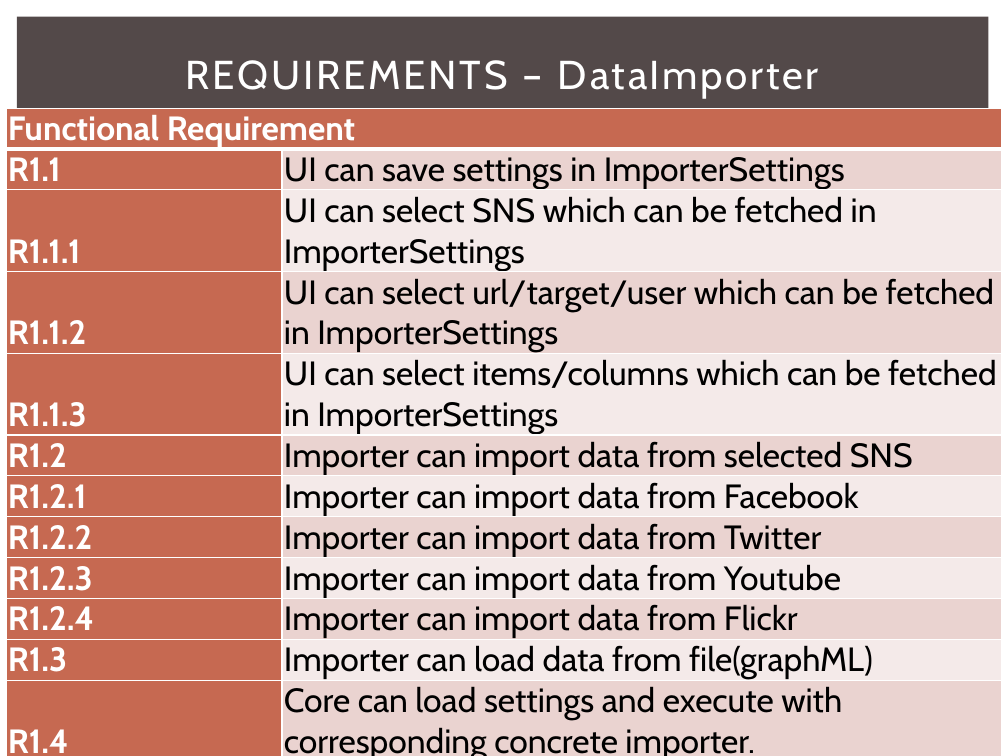
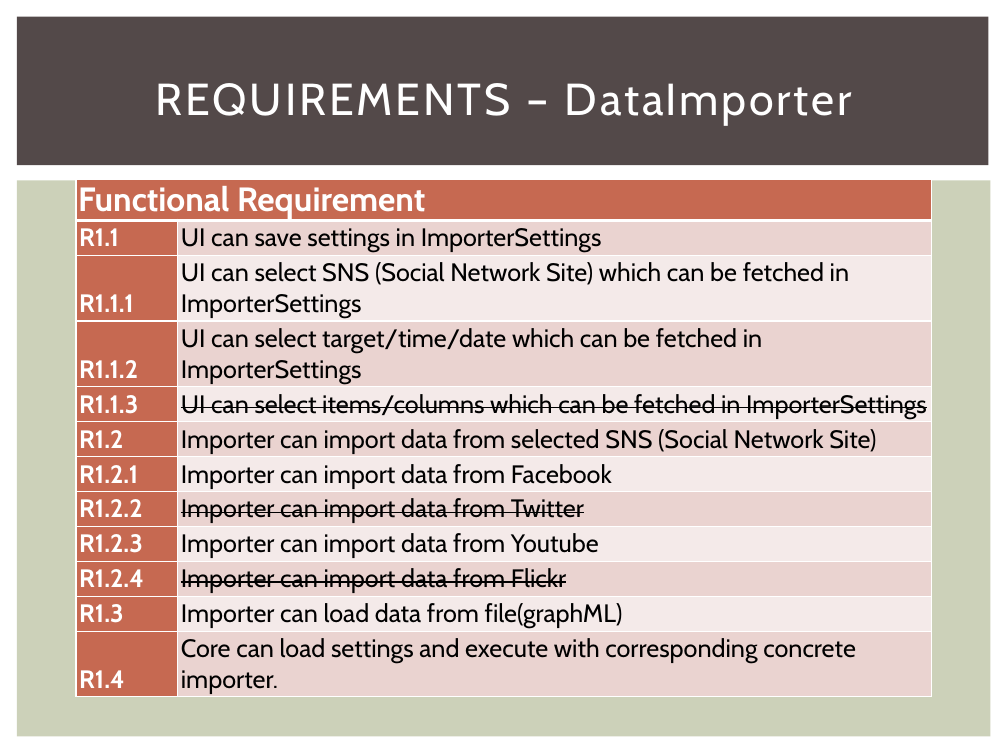
Before and after one commit to 2014-sed-team3/term-project, a slide deck: slide 6 of project/report/report.pptx (slide 5 before the commit). Drawn at 1008x756 pixels with LibreOffice and Linux fonts; fonts in the diff are those of the drawing. Boxes give left, top, right and bottom in pixels: in the first picture for what was removed or moved away, otherwise in the second. Text is boxed around its words. In the diff, an @@ line names an element or a change of style, - is before the commit and + after.

Commit message:
Updated report- requirements, architecutre and actual effort.

```diff
--- a/project/report/report.pptx
+++ b/project/report/report.pptx
@@ title "REQUIREMENTS – DataImporter" at [156, 83, 852, 125]: size 28.8 to 32 pt @@
@@ table at [76, 179, 931, 720] @@
-row 3, column 2: UI can select SNS which can be fetched in ImporterSettings
+row 3, column 2: UI can select SNS (Social Network Site) which can be fetched in ImporterSettings
-row 4, column 2: UI can select url/target/user which can be fetched in ImporterSettings
+row 4, column 2: UI can select target/time/date which can be fetched in ImporterSettings
-row 6, column 2: Importer can import data from selected SNS
+row 6, column 2: Importer can import data from selected SNS (Social Network Site)
@@ size 24 to 18 pt in "R1.1", "UI can save settings in ImporterSettings", "R1.1.1", "R1.1.2" and 15 more places @@
@@ strikethrough on in "UI can select items/columns which can be ...", "Importer can import data from Twitter", "Importer can import data from Flickr" @@
@@ table: place and size @@
-table at [6, 108, 1002, 756]
+table at [76, 179, 931, 720]
```
Also in this commit, not shown: 11 other slides changed, 10 slides added, 2 other files.
